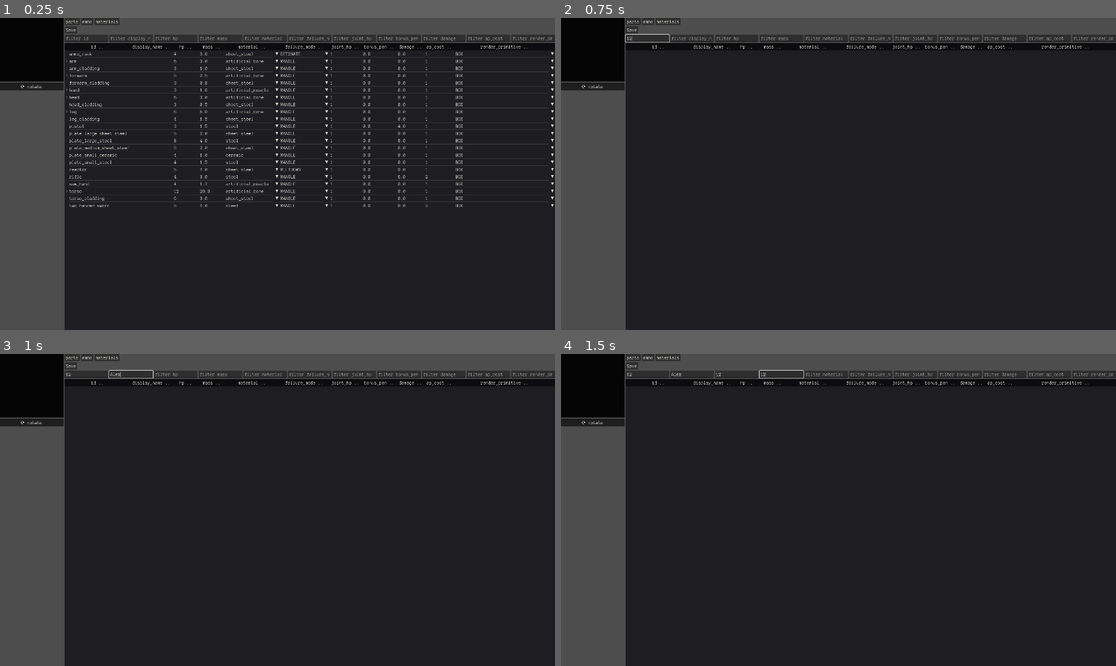
Above: before the commit, frames 1-4 (two rows, left to right).
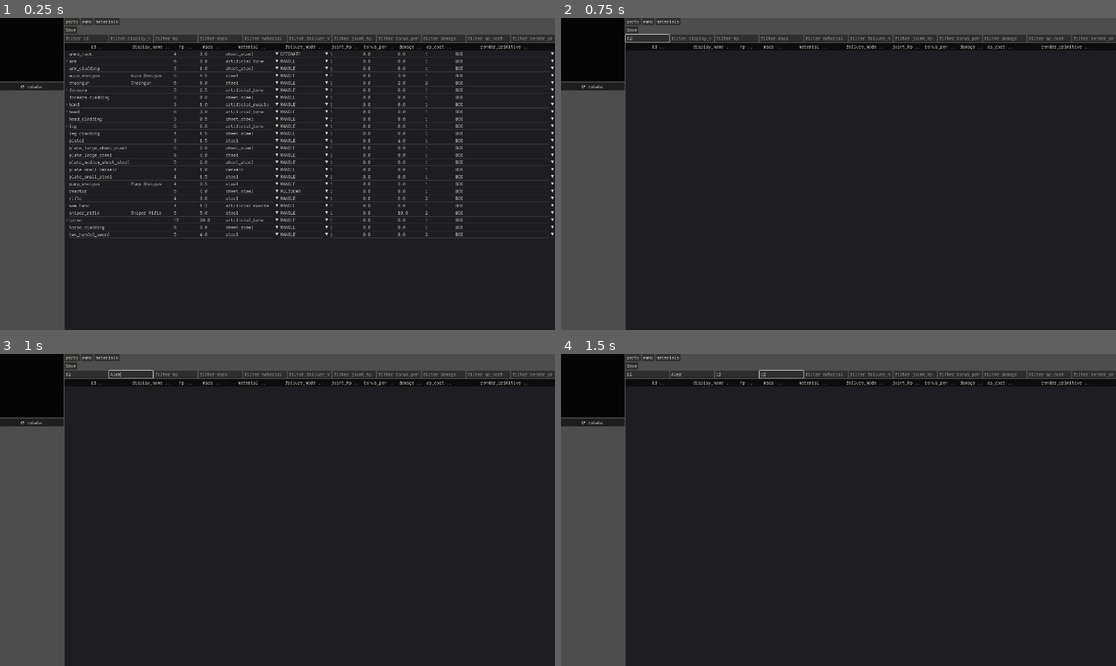
Above: after the commit, the same moments.

Repository: NotUserFriendly/HulkBreakers
Game: Godot game, scene res://src/resource_editor/resource_editor.tscn
Two runs of this game, one before a commit and one after it. Both use one fixed random seed, a clock stepped at 60 frames per second and the inputs below. This scene is started directly instead of the project's main scene.
Inputs (mouse positions are in pixels of both pictures, inside the frame that each line leads up to):
- Up to frame 1 (0.25 s): no input
- Up to frame 2 (0.75 s): click (649, 39) at 0.52 s; type "12" at 0.6 s
- Up to frame 3 (1 s): click (133, 375) at 0.75 s; type "Alex" at 0.83 s; click (177, 375) at 0.98 s
- Up to frame 4 (1.5 s): type "12" at 1.07 s; click (783, 375) at 1.27 s; type "12" at 1.35 s

The runs differ from the first frame. In frame 1, 1.9% of the frame differs, in the area x 11-100%, y 18-71%; in frame 2, nothing differs; in frame 3, nothing differs; in frame 4, nothing differs.

Commit message:
Taskblock 13 Pass A: WeaponDef and the four placeholder guns
Gun stats (barrel mult, mechanical accuracy, barrel length, burst size,
chamber) had nowhere to live. Added WeaponDef, an embedded sub-resource
on Part (Part.weapon_def, null for non-weapons) rather than a new
DataLibrary-registered type — same posture as Box/Ring, since a gun
model's tunables are authored once alongside that one gun, never shared
across parts the way a material is looked up by key. provides_actions
deliberately stays off WeaponDef despite the taskblock's own sketch
listing one there: ActionCatalog already reads Part.provides_actions
directly, and a second unread copy would just be dead data.

Also added Part.ammo_id (what a weapon currently has chambered, empty =
unloaded) — the material-style StringName-lookup precedent, resolved
through the already-existing DataLibrary.get_ammo. Wired
WeaponDef.damage_multiplier into WeaponResolver.resolve_damage as a
MULTIPLY ModSource, so a sniper's 1.1 barrel hits harder than a
chaingun's 0.8 firing the same base damage, through the same provenance
pipeline as everything else docs/08 governs.

Authored the four reference guns (Chaingun, Pump Shotgun, Auto Shotgun,
Sniper Rifle) as .tres via a one-time authoring script (same convention
as tools/migrate_data.gd, kept afterward as a record). Every field the
taskblock's own table doesn't specify (hp/mass/damage/ap_cost/etc.) is a
flagged placeholder loosely modeled on the archetype, not tuned balance.

Two pre-existing tests asserted things this pass deliberately makes
false (that Part.ammo_id doesn't exist yet; that the migrated parts pool
never grows past its original 22) — updated both to check what's now
actually true instead of deleting or ignoring the failures.

1028/1029 passing; the one remaining failure
(test_battle_scene_input.gd's real-click test) reproduces identically on
a clean pre-Pass-A checkout, unrelated to this change.

Diff:
--- /dev/null
+++ b/data/parts/auto_shotgun.tres
@@ -0,0 +1,45 @@
+[gd_resource type="Resource" script_class="Part" format=3]
+
+[ext_resource type="Script" path="res://src/data/part.gd" id="1_ei8sk"]
+[ext_resource type="Script" path="res://src/data/ring.gd" id="2_3yhs3"]
+[ext_resource type="Script" path="res://src/data/socket.gd" id="3_rwrmo"]
+[ext_resource type="Script" path="res://src/data/box.gd" id="4_h6r8k"]
+[ext_resource type="Script" path="res://src/data/weapon_def.gd" id="5_fmyxr"]
+
+[sub_resource type="Resource" id="Resource_0fid5"]
+script = ExtResource("2_3yhs3")
+radius = 0.1
+
+[sub_resource type="Resource" id="Resource_76fes"]
+script = ExtResource("4_h6r8k")
+center = Vector3(0, 0, 0.3)
+size = Vector3(0.14, 0.16, 0.65)
+
+[sub_resource type="Resource" id="Resource_vlf4h"]
+script = ExtResource("5_fmyxr")
+damage_multiplier = 0.9
+mechanical_accuracy = 0.9
+effective_range = 4.0
+barrel_length = 0.55
+burst_size = 3
+accepts_family = &"12GA"
+max_case_length = 0.7
+
+[resource]
+script = ExtResource("1_ei8sk")
+id = &"auto_shotgun"
+display_name = "Auto Shotgun"
+attaches_to = Array[StringName]([&"GRIP"])
+requires = {
+&"TRIGGER": 1
+}
+material = &"steel"
+volume = Array[ExtResource("4_h6r8k")]([SubResource("Resource_76fes")])
+hp = 5
+max_hp = 5
+mass = 4.5
+provides_actions = Array[StringName]([&"shoot", &"burst"])
+damage = 3.0
+weapon_max_range = 4.0
+weapon_def = SubResource("Resource_vlf4h")
+scatter = Array[ExtResource("2_3yhs3")]([SubResource("Resource_0fid5")])
--- /dev/null
+++ b/data/parts/chaingun.tres
@@ -0,0 +1,51 @@
+[gd_resource type="Resource" script_class="Part" format=3]
+
+[ext_resource type="Script" path="res://src/data/part.gd" id="1_smaps"]
+[ext_resource type="Script" path="res://src/data/ring.gd" id="2_o0h47"]
+[ext_resource type="Script" path="res://src/data/socket.gd" id="3_nj7m7"]
+[ext_resource type="Script" path="res://src/data/box.gd" id="4_xh802"]
+[ext_resource type="Script" path="res://src/data/weapon_def.gd" id="5_msx6w"]
+
+[sub_resource type="Resource" id="Resource_yhbxd"]
+script = ExtResource("2_o0h47")
+radius = 0.15
+
+[sub_resource type="Resource" id="Resource_aaso1"]
+script = ExtResource("2_o0h47")
+radius = 0.6
+weight = 2.0
+
+[sub_resource type="Resource" id="Resource_i68cj"]
+script = ExtResource("4_xh802")
+center = Vector3(0, 0, 0.4)
+size = Vector3(0.15, 0.15, 0.9)
+
+[sub_resource type="Resource" id="Resource_h35sc"]
+script = ExtResource("5_msx6w")
+damage_multiplier = 0.8
+mechanical_accuracy = 0.8
+effective_range = 8.0
+barrel_length = 0.6
+burst_size = 12
+accepts_family = &"556x45"
+max_case_length = 0.56
+
+[resource]
+script = ExtResource("1_smaps")
+id = &"chaingun"
+display_name = "Chaingun"
+attaches_to = Array[StringName]([&"GRIP"])
+requires = {
+&"TRIGGER": 1
+}
+material = &"steel"
+volume = Array[ExtResource("4_xh802")]([SubResource("Resource_i68cj")])
+hp = 6
+max_hp = 6
+mass = 8.0
+provides_actions = Array[StringName]([&"burst"])
+damage = 2.0
+weapon_max_range = 8.0
+ap_cost = 2
+weapon_def = SubResource("Resource_h35sc")
+scatter = Array[ExtResource("2_o0h47")]([SubResource("Resource_yhbxd"), SubResource("Resource_aaso1")])
--- /dev/null
+++ b/data/parts/pump_shotgun.tres
@@ -0,0 +1,43 @@
+[gd_resource type="Resource" script_class="Part" format=3]
+
+[ext_resource type="Script" path="res://src/data/part.gd" id="1_mfguq"]
+[ext_resource type="Script" path="res://src/data/ring.gd" id="2_muwkl"]
+[ext_resource type="Script" path="res://src/data/socket.gd" id="3_8h13m"]
+[ext_resource type="Script" path="res://src/data/box.gd" id="4_tqf1w"]
+[ext_resource type="Script" path="res://src/data/weapon_def.gd" id="5_7qp14"]
+
+[sub_resource type="Resource" id="Resource_1c382"]
+script = ExtResource("2_muwkl")
+radius = 0.1
+
+[sub_resource type="Resource" id="Resource_fl1ws"]
+script = ExtResource("4_tqf1w")
+center = Vector3(0, 0, 0.3)
+size = Vector3(0.12, 0.15, 0.7)
+
+[sub_resource type="Resource" id="Resource_ge8j7"]
+script = ExtResource("5_7qp14")
+mechanical_accuracy = 0.85
+effective_range = 4.0
+barrel_length = 0.5
+accepts_family = &"12GA"
+max_case_length = 0.7
+
+[resource]
+script = ExtResource("1_mfguq")
+id = &"pump_shotgun"
+display_name = "Pump Shotgun"
+attaches_to = Array[StringName]([&"GRIP"])
+requires = {
+&"TRIGGER": 1
+}
+material = &"steel"
+volume = Array[ExtResource("4_tqf1w")]([SubResource("Resource_fl1ws")])
+hp = 4
+max_hp = 4
+mass = 3.5
+provides_actions = Array[StringName]([&"shoot"])
+damage = 3.0
+weapon_max_range = 4.0
+weapon_def = SubResource("Resource_ge8j7")
+scatter = Array[ExtResource("2_muwkl")]([SubResource("Resource_1c382")])
--- /dev/null
+++ b/data/parts/sniper_rifle.tres
@@ -0,0 +1,46 @@
+[gd_resource type="Resource" script_class="Part" format=3]
+
+[ext_resource type="Script" path="res://src/data/part.gd" id="1_h73md"]
+[ext_resource type="Script" path="res://src/data/ring.gd" id="2_i5jg8"]
+[ext_resource type="Script" path="res://src/data/socket.gd" id="3_qtjwc"]
+[ext_resource type="Script" path="res://src/data/box.gd" id="4_2tp46"]
+[ext_resource type="Script" path="res://src/data/weapon_def.gd" id="5_wcu7l"]
+
+[sub_resource type="Resource" id="Resource_ie7av"]
+script = ExtResource("2_i5jg8")
+radius = 0.03
+
+[sub_resource type="Resource" id="Resource_05c3n"]
+script = ExtResource("4_2tp46")
+center = Vector3(0, 0, 0.5)
+size = Vector3(0.1, 0.12, 1.1)
+
+[sub_resource type="Resource" id="Resource_6me61"]
+script = ExtResource("5_wcu7l")
+damage_multiplier = 1.1
+mechanical_accuracy = 0.95
+effective_range = 20.0
+barrel_length = 1.1
+accepts_family = &"762x51"
+max_case_length = 0.71
+
+[resource]
+script = ExtResource("1_h73md")
+id = &"sniper_rifle"
+display_name = "Sniper Rifle"
+attaches_to = Array[StringName]([&"GRIP"])
+requires = {
+&"TRIGGER": 1
+}
+material = &"steel"
+volume = Array[ExtResource("4_2tp46")]([SubResource("Resource_05c3n")])
+hp = 5
+max_hp = 5
+mass = 5.0
+provides_actions = Array[StringName]([&"shoot"])
+damage = 10.0
+weapon_max_range = 20.0
+ap_cost = 2
+weapon_def = SubResource("Resource_6me61")
+crit_chance = 0.2
+scatter = Array[ExtResource("2_i5jg8")]([SubResource("Resource_ie7av")])
--- a/src/data/part.gd
+++ b/src/data/part.gd
@@ -267,6 +267,18 @@
 @export var recoil: float = 0.0
 @export var weapon_max_range: float = 0.0
 @export var ap_cost: int = 1
+## taskblock-13 Pass A: gun-model stats with nowhere else to live —
+## damage_multiplier/mechanical_accuracy/barrel_length/burst_size/chamber.
+## Null for every non-weapon part (and for weapon parts authored before
+## this field existed) — see `WeaponDef`'s own header for why this is an
+## embedded sub-resource, not a DataLibrary-looked-up type.
+@export var weapon_def: WeaponDef = null
+## taskblock-13 Pass B: which `AmmoDef` (by id) this weapon currently has
+## chambered — empty means unloaded. Same open-StringName-lookup posture
+## as `material` (`DataLibrary.get_ammo`), not an embedded sub-resource:
+## ammo is already its own independently authored/shared DataLibrary type
+## (taskblock-10 Pass D), swappable independent of the gun itself.
+@export var ammo_id: StringName = &""
 ## Float, not a bool (docs/03): >1.0 always crits, and the excess is the
 ## double-crit chance. 0.0 (never crits) is the inert default.
 @export var crit_chance: float = 0.0
--- /dev/null
+++ b/src/data/weapon_def.gd
@@ -0,0 +1,37 @@
+class_name WeaponDef
+extends Resource
+
+## taskblock-13 Pass A: gun-model stats that had nowhere to live — embedded
+## on a weapon `Part` (`Part.weapon_def`), null for every non-weapon part so
+## it carries no dead weapon fields. A plain sub-resource, same posture as
+## `Box`/`Ring` (embedded on the owning Part's own `.tres`, not an
+## independently id-addressed DataLibrary type the way `AmmoDef`/
+## `MaterialEntry` are) — a gun model's own tunables are authored once,
+## alongside that one gun, never shared or looked up by key the way a
+## material is.
+##
+## `provides_actions` is deliberately NOT a field here even though the
+## taskblock's own sketch lists one: `ActionCatalog` already reads
+## `Part.provides_actions` directly (taskblock-07's provider model) and a
+## second, unread copy on this sub-resource would just be a second source
+## of truth nothing consumes — SHOOT/BURST go on the weapon Part's own
+## `provides_actions`, the existing mechanism, unchanged.
+
+## Barrel mult — from the reference gun table (0.8, 1.0, 0.9, 1.1). Feeds
+## the shot's final damage as a MULTIPLY ModSource (WeaponResolver), so a
+## sniper's 1.1 hits harder than a chaingun's 0.8 firing the same ammo.
+@export var damage_multiplier: float = 1.0
+## 0..1 — the gun's own steadiness (0.8, 0.85, 0.9, 0.95). Pass E: the
+## spread pattern's own base size scales off this, never the dartboard.
+@export var mechanical_accuracy: float = 1.0
+@export var effective_range: float = 0.0
+## Drives recoil (Pass D, dartboard widening) and spread (Pass E, pattern
+## tightening) — both "longer barrel = better," sharing one curve shape.
+@export var barrel_length: float = 1.0
+## From the reference table (12, n/a, 3, n/a) — n/a guns leave this at the
+## default 1 and simply never provide BURST.
+@export var burst_size: int = 1
+## Chamber (Pass B): legal iff `ammo.case_family == accepts_family` and
+## `ammo.case_length <= max_case_length`.
+@export var accepts_family: StringName = &""
+@export var max_case_length: float = 0.0
--- a/src/logic/data_validator.gd
+++ b/src/logic/data_validator.gd
@@ -61,6 +61,14 @@
 				row_id, &"material", "references unknown material '%s'" % part.material
 			)
 		)
+	# taskblock-13 Pass B: same referential posture as `material` above —
+	# empty (unloaded) is legal, only a non-empty id must resolve. Whether
+	# it actually CHAMBERS (family/length match) is a separate, load-time
+	# check — WeaponResolver.chamber_error — not an authoring-time one.
+	if part.ammo_id != &"" and DataLibrary.get_ammo(part.ammo_id) == null:
+		errors.append(
+			ValidationError.new(row_id, &"ammo_id", "references unknown ammo '%s'" % part.ammo_id)
+		)
 	return errors
 
 
--- a/src/logic/weapon_resolver.gd
+++ b/src/logic/weapon_resolver.gd
@@ -9,8 +9,25 @@
 ## place that's allowed to.
 
 
+## taskblock-13 Pass A: `WeaponDef.damage_multiplier` ("barrel mult," the
+## reference table's 0.8/1.0/0.9/1.1) rides in as one more MULTIPLY
+## ModSource — same provenance pipeline as everything else here, never a
+## raw `weapon.damage * weapon.weapon_def.damage_multiplier` off to the
+## side. Always appended when a WeaponDef is present (even at 1.0 — a
+## drill-down should show "barrel: x1.0" for a neutral gun the same way it
+## shows a real multiplier), never for a part with no WeaponDef at all.
 static func resolve_damage(weapon: Part, extra_sources: Array[ModSource] = []) -> StatValue:
-	return StatResolver.resolve(&"damage", _context(weapon.damage, weapon, extra_sources))
+	var sources: Array[ModSource] = extra_sources.duplicate()
+	if weapon.weapon_def != null:
+		sources.append(
+			ModSource.new(
+				"Barrel",
+				Enums.ModSourceKind.PART,
+				Enums.ModOp.MULTIPLY,
+				weapon.weapon_def.damage_multiplier
+			)
+		)
+	return StatResolver.resolve(&"damage", _context(weapon.damage, weapon, sources))
 
 
 static func resolve_crit_chance(weapon: Part, extra_sources: Array[ModSource] = []) -> StatValue:
--- /dev/null
+++ b/test/unit/data/test_weapon_def.gd
@@ -0,0 +1,73 @@
+extends GutTest
+
+## taskblock-13 Pass A: WeaponDef — a plain sub-resource embedded on a
+## weapon Part, null everywhere else. These tests exercise the four
+## reference guns' own authored .tres values, not a fixture rebuild of
+## them (see test_data_migration_losslessness.gd's own header on why a
+## hand-typed second copy of authored data is the wrong shape to check
+## against) — the numbers here are read straight from the taskblock's own
+## table.
+
+
+func before_each() -> void:
+	DataLibrary.reset()
+	DataLibrary.load_all()
+
+
+func after_each() -> void:
+	DataLibrary.reset()
+
+
+func test_a_non_weapon_part_has_no_weapon_def() -> void:
+	var torso: Part = DataLibrary.get_part(&"torso")
+	assert_null(torso.weapon_def)
+
+
+func test_chaingun_loads_with_its_table_values() -> void:
+	var chaingun: Part = DataLibrary.get_part(&"chaingun")
+	assert_not_null(chaingun)
+	assert_not_null(chaingun.weapon_def)
+	assert_almost_eq(chaingun.weapon_def.damage_multiplier, 0.8, 0.0001)
+	assert_almost_eq(chaingun.weapon_def.mechanical_accuracy, 0.8, 0.0001)
+	assert_eq(chaingun.weapon_def.burst_size, 12)
+	assert_eq(chaingun.provides_actions, [&"burst"] as Array[StringName])
+
+
+func test_pump_shotgun_loads_with_its_table_values() -> void:
+	var pump: Part = DataLibrary.get_part(&"pump_shotgun")
+	assert_not_null(pump)
+	assert_not_null(pump.weapon_def)
+	assert_almost_eq(pump.weapon_def.damage_multiplier, 1.0, 0.0001)
+	assert_almost_eq(pump.weapon_def.mechanical_accuracy, 0.85, 0.0001)
+	assert_eq(pump.provides_actions, [&"shoot"] as Array[StringName])
+
+
+func test_auto_shotgun_loads_with_its_table_values() -> void:
+	var auto: Part = DataLibrary.get_part(&"auto_shotgun")
+	assert_not_null(auto)
+	assert_not_null(auto.weapon_def)
+	assert_almost_eq(auto.weapon_def.damage_multiplier, 0.9, 0.0001)
+	assert_almost_eq(auto.weapon_def.mechanical_accuracy, 0.9, 0.0001)
+	assert_eq(auto.weapon_def.burst_size, 3)
+	assert_eq(auto.provides_actions, [&"shoot", &"burst"] as Array[StringName])
+
+
+func test_sniper_rifle_loads_with_its_table_values() -> void:
+	var sniper: Part = DataLibrary.get_part(&"sniper_rifle")
+	assert_not_null(sniper)
+	assert_not_null(sniper.weapon_def)
+	assert_almost_eq(sniper.weapon_def.damage_multiplier, 1.1, 0.0001)
+	assert_almost_eq(sniper.weapon_def.mechanical_accuracy, 0.95, 0.0001)
+	assert_eq(sniper.provides_actions, [&"shoot"] as Array[StringName])
+
+
+## Only Chaingun/Auto Shotgun carry a real burst_size (12/3) — Pump
+## Shotgun/Sniper Rifle never provide BURST at all, so their burst_size
+## stays WeaponDef's own inert default of 1 rather than an authored "n/a."
+func test_guns_with_no_burst_mode_keep_the_default_burst_size() -> void:
+	var pump: Part = DataLibrary.get_part(&"pump_shotgun")
+	var sniper: Part = DataLibrary.get_part(&"sniper_rifle")
+	assert_eq(pump.weapon_def.burst_size, 1)
+	assert_eq(sniper.weapon_def.burst_size, 1)
+	assert_false(pump.provides_actions.has(&"burst"))
+	assert_false(sniper.provides_actions.has(&"burst"))
--- a/test/unit/logic/test_damage_source_of_truth.gd
+++ b/test/unit/logic/test_damage_source_of_truth.gd
@@ -2,13 +2,15 @@
 
 ## taskblock-10 Pass E: "confirm damage's single source of truth is
 ## AmmoDef, and any remaining Part.damage is either deleted or clearly a
-## different quantity." The gun/ammo wiring itself is a later, unbuilt
-## block (nothing here names which AmmoDef a weapon fires) — so the real
-## claim this pass can make today is narrower and checkable: exactly ONE
-## field computes weapon damage right now (`Part.damage`, read only
-## through `WeaponResolver`), and `AmmoDef.damage` — real, loaded,
-## validated — sits unread by anything until that wiring lands. No two
-## fields both claim to be "the" weapon damage source in the meantime.
+## different quantity." The real claim this pass could make at the time
+## was narrower and checkable: exactly ONE field computes weapon damage
+## (`Part.damage`, read only through `WeaponResolver`), and `AmmoDef.damage`
+## — real, loaded, validated — sat unread by anything.
+##
+## taskblock-13 Pass A/B: `Part.ammo_id` now exists (what a weapon has
+## chambered) but the reference pool's own pistol/rifle/two_handed_sword
+## still ship unloaded — `Part.damage` stays the live source for them
+## until something actually loads a round into one.
 
 
 func test_weapon_resolver_is_the_only_reader_of_part_damage() -> void:
@@ -30,14 +32,15 @@
 		assert_gt(weapon.damage, 0.0, "%s.damage must still be the live source" % id)
 
 
-## AmmoDef.damage is real, loaded data (Pass D) — but nothing computes an
-## outcome from it yet, since no weapon Part names an ammo id to read.
-func test_ammo_def_damage_is_authored_but_not_yet_wired_to_any_weapon() -> void:
+## AmmoDef.damage is real, loaded data (Pass D) — the reference pistol
+## still doesn't read it, because it doesn't have anything chambered.
+func test_ammo_def_damage_is_authored_but_the_reference_pistol_has_none_chambered() -> void:
 	var round: AmmoDef = DataLibrary.get_ammo(&"9mm_fmj")
 	assert_not_null(round)
 	assert_gt(round.damage, 0.0, "the reference round's own damage is real, authored data")
 	var weapon: Part = DataLibrary.get_part(&"pistol")
-	assert_null(
-		weapon.get("ammo_id"),
-		"Part must not yet expose an ammo_id — the gun/ammo wiring is a later block"
+	assert_eq(
+		weapon.ammo_id,
+		&"",
+		"the reference pistol ships unloaded — Part.damage stays its live source"
 	)
--- a/test/unit/logic/test_data_migration_losslessness.gd
+++ b/test/unit/logic/test_data_migration_losslessness.gd
@@ -281,6 +281,11 @@
 }
 
 
+## "Lossless" means every MIGRATED part survives, unchanged — not that
+## `res://data/parts/` may never grow. Real new content (taskblock-13's
+## own guns, e.g.) is expected to accumulate on top of the migrated set
+## over time; this only asserts the migrated subset is still intact, one
+## copy each, never that the pool's total size stays frozen at 22.
 func test_every_expected_part_id_is_present_exactly_once() -> void:
 	var pool: Array[Part] = DataLibrary.parts_pool()
 	var ids: Array = []
@@ -288,7 +293,6 @@
 		ids.append(part.id)
 	for expected_id: StringName in EXPECTED_PARTS:
 		assert_eq(ids.count(expected_id), 1, "%s must appear exactly once" % expected_id)
-	assert_eq(ids.size(), EXPECTED_PARTS.size(), "no extra, unexpected part in the migrated pool")
 
 
 func test_every_part_matches_its_pre_migration_snapshot() -> void:
--- a/test/unit/logic/test_weapon_resolver.gd
+++ b/test/unit/logic/test_weapon_resolver.gd
@@ -38,3 +38,35 @@
 func test_resolve_crit_chance_matches_the_base_with_no_modifiers() -> void:
 	var weapon := _weapon(5.0, 0.25)
 	assert_almost_eq(WeaponResolver.resolve_crit_chance(weapon).current, 0.25, 0.0001)
+
+
+## taskblock-13 Pass A: "damage_multiplier feeds the shot through
+## StatResolver (a sniper's 1.1 hits harder than a chaingun's 0.8 with the
+## same ammo)" — same base damage, different WeaponDef.damage_multiplier,
+## different resolved output.
+func test_damage_multiplier_scales_the_resolved_damage() -> void:
+	var chaingun := _weapon(5.0)
+	chaingun.weapon_def = WeaponDef.new()
+	chaingun.weapon_def.damage_multiplier = 0.8
+	var sniper := _weapon(5.0)
+	sniper.weapon_def = WeaponDef.new()
+	sniper.weapon_def.damage_multiplier = 1.1
+
+	var chaingun_damage: float = WeaponResolver.resolve_damage(chaingun).current
+	var sniper_damage: float = WeaponResolver.resolve_damage(sniper).current
+
+	assert_almost_eq(chaingun_damage, 4.0, 0.0001)
+	assert_almost_eq(sniper_damage, 5.5, 0.0001)
+	assert_gt(
+		sniper_damage, chaingun_damage, "the same base round must hit harder from the 1.1x barrel"
+	)
+
+
+## A part with no WeaponDef at all (every weapon authored before this
+## field existed, and every non-weapon part) resolves exactly as before —
+## no phantom x1.0 multiplier source appears.
+func test_no_weapon_def_means_no_multiplier_source_at_all() -> void:
+	var weapon := _weapon(5.0)
+	var resolved := WeaponResolver.resolve_damage(weapon)
+	assert_eq(resolved.current, 5.0)
+	assert_eq(resolved.sources.size(), 0)
--- /dev/null
+++ b/tools/author_taskblock13_guns.gd
@@ -0,0 +1,120 @@
+extends SceneTree
+
+## taskblock-13 Pass A: one-time authoring pass — writes the four
+## placeholder guns (Chaingun, Pump Shotgun, Auto Shotgun, Sniper Rifle)
+## from the taskblock's own reference table as `.tres` into
+## `res://data/parts/`, same convention as `tools/migrate_data.gd`. Run
+## once via `godot --headless -s res://tools/author_taskblock13_guns.gd`;
+## kept afterward as a historical record of exactly what was authored and
+## why, same posture as `migrate_data.gd` itself.
+##
+## Every field NOT named in the taskblock's own table (hp/mass/ap_cost/
+## damage/crit_chance/weapon_max_range/scatter rings) is a flagged
+## placeholder, loosely modeled on the archetype (chaingun = light per-
+## round damage/high volume, shotgun = short range, sniper = high single-
+## shot damage/long range) — not tuned balance. Ask before treating any of
+## these as final.
+
+
+func _initialize() -> void:
+	var dir: String = "res://data/parts"
+	DirAccess.make_dir_recursive_absolute(ProjectSettings.globalize_path(dir))
+	var count := 0
+	for part: Part in _guns():
+		var path: String = "%s/%s.tres" % [dir, part.id]
+		var err: Error = ResourceSaver.save(part, path)
+		if err != OK:
+			push_error("Failed to save %s: %s" % [path, err])
+			continue
+		count += 1
+	print("Wrote %d guns." % count)
+	quit()
+
+
+func _base_weapon(id: StringName, display_name: String) -> Part:
+	var weapon := Part.new()
+	weapon.id = id
+	weapon.display_name = display_name
+	weapon.attaches_to = [&"GRIP"]
+	weapon.requires = {&"TRIGGER": 1}
+	weapon.material = &"steel"
+	return weapon
+
+
+func _guns() -> Array[Part]:
+	var chaingun: Part = _base_weapon(&"chaingun", "Chaingun")
+	chaingun.hp = 6
+	chaingun.max_hp = 6
+	chaingun.mass = 8.0
+	chaingun.volume = [Box.new(Vector3(0.0, 0.0, 0.4), Vector3(0.15, 0.15, 0.9))]
+	chaingun.damage = 2.0
+	chaingun.ap_cost = 2
+	chaingun.weapon_max_range = 8.0
+	chaingun.scatter = [Ring.new(0.15, 1.0), Ring.new(0.6, 2.0)]
+	chaingun.provides_actions = [&"burst"]
+	chaingun.weapon_def = WeaponDef.new()
+	chaingun.weapon_def.damage_multiplier = 0.8
+	chaingun.weapon_def.mechanical_accuracy = 0.8
+	chaingun.weapon_def.barrel_length = 0.6
+	chaingun.weapon_def.burst_size = 12
+	chaingun.weapon_def.effective_range = 8.0
+	chaingun.weapon_def.accepts_family = &"556x45"
+	chaingun.weapon_def.max_case_length = 0.56
+
+	var pump_shotgun: Part = _base_weapon(&"pump_shotgun", "Pump Shotgun")
+	pump_shotgun.hp = 4
+	pump_shotgun.max_hp = 4
+	pump_shotgun.mass = 3.5
+	pump_shotgun.volume = [Box.new(Vector3(0.0, 0.0, 0.3), Vector3(0.12, 0.15, 0.7))]
+	pump_shotgun.damage = 3.0
+	pump_shotgun.ap_cost = 1
+	pump_shotgun.weapon_max_range = 4.0
+	pump_shotgun.scatter = [Ring.new(0.1, 1.0)]
+	pump_shotgun.provides_actions = [&"shoot"]
+	pump_shotgun.weapon_def = WeaponDef.new()
+	pump_shotgun.weapon_def.damage_multiplier = 1.0
+	pump_shotgun.weapon_def.mechanical_accuracy = 0.85
+	pump_shotgun.weapon_def.barrel_length = 0.5
+	pump_shotgun.weapon_def.effective_range = 4.0
+	pump_shotgun.weapon_def.accepts_family = &"12GA"
+	pump_shotgun.weapon_def.max_case_length = 0.7
+
+	var auto_shotgun: Part = _base_weapon(&"auto_shotgun", "Auto Shotgun")
+	auto_shotgun.hp = 5
+	auto_shotgun.max_hp = 5
+	auto_shotgun.mass = 4.5
+	auto_shotgun.volume = [Box.new(Vector3(0.0, 0.0, 0.3), Vector3(0.14, 0.16, 0.65))]
+	auto_shotgun.damage = 3.0
+	auto_shotgun.ap_cost = 1
+	auto_shotgun.weapon_max_range = 4.0
+	auto_shotgun.scatter = [Ring.new(0.1, 1.0)]
+	auto_shotgun.provides_actions = [&"shoot", &"burst"]
+	auto_shotgun.weapon_def = WeaponDef.new()
+	auto_shotgun.weapon_def.damage_multiplier = 0.9
+	auto_shotgun.weapon_def.mechanical_accuracy = 0.9
+	auto_shotgun.weapon_def.barrel_length = 0.55
+	auto_shotgun.weapon_def.burst_size = 3
+	auto_shotgun.weapon_def.effective_range = 4.0
+	auto_shotgun.weapon_def.accepts_family = &"12GA"
+	auto_shotgun.weapon_def.max_case_length = 0.7
+
+	var sniper_rifle: Part = _base_weapon(&"sniper_rifle", "Sniper Rifle")
+	sniper_rifle.hp = 5
+	sniper_rifle.max_hp = 5
+	sniper_rifle.mass = 5.0
+	sniper_rifle.volume = [Box.new(Vector3(0.0, 0.0, 0.5), Vector3(0.1, 0.12, 1.1))]
+	sniper_rifle.damage = 10.0
+	sniper_rifle.ap_cost = 2
+	sniper_rifle.weapon_max_range = 20.0
+	sniper_rifle.crit_chance = 0.2
+	sniper_rifle.scatter = [Ring.new(0.03, 1.0)]
+	sniper_rifle.provides_actions = [&"shoot"]
+	sniper_rifle.weapon_def = WeaponDef.new()
+	sniper_rifle.weapon_def.damage_multiplier = 1.1
+	sniper_rifle.weapon_def.mechanical_accuracy = 0.95
+	sniper_rifle.weapon_def.barrel_length = 1.1
+	sniper_rifle.weapon_def.effective_range = 20.0
+	sniper_rifle.weapon_def.accepts_family = &"762x51"
+	sniper_rifle.weapon_def.max_case_length = 0.71
+
+	return [chaingun, pump_shotgun, auto_shotgun, sniper_rifle]
Not shown, added: src/data/weapon_def.gd.uid
Not shown, added: test/unit/data/test_weapon_def.gd.uid
Not shown, added: tools/author_taskblock13_guns.gd.uid
